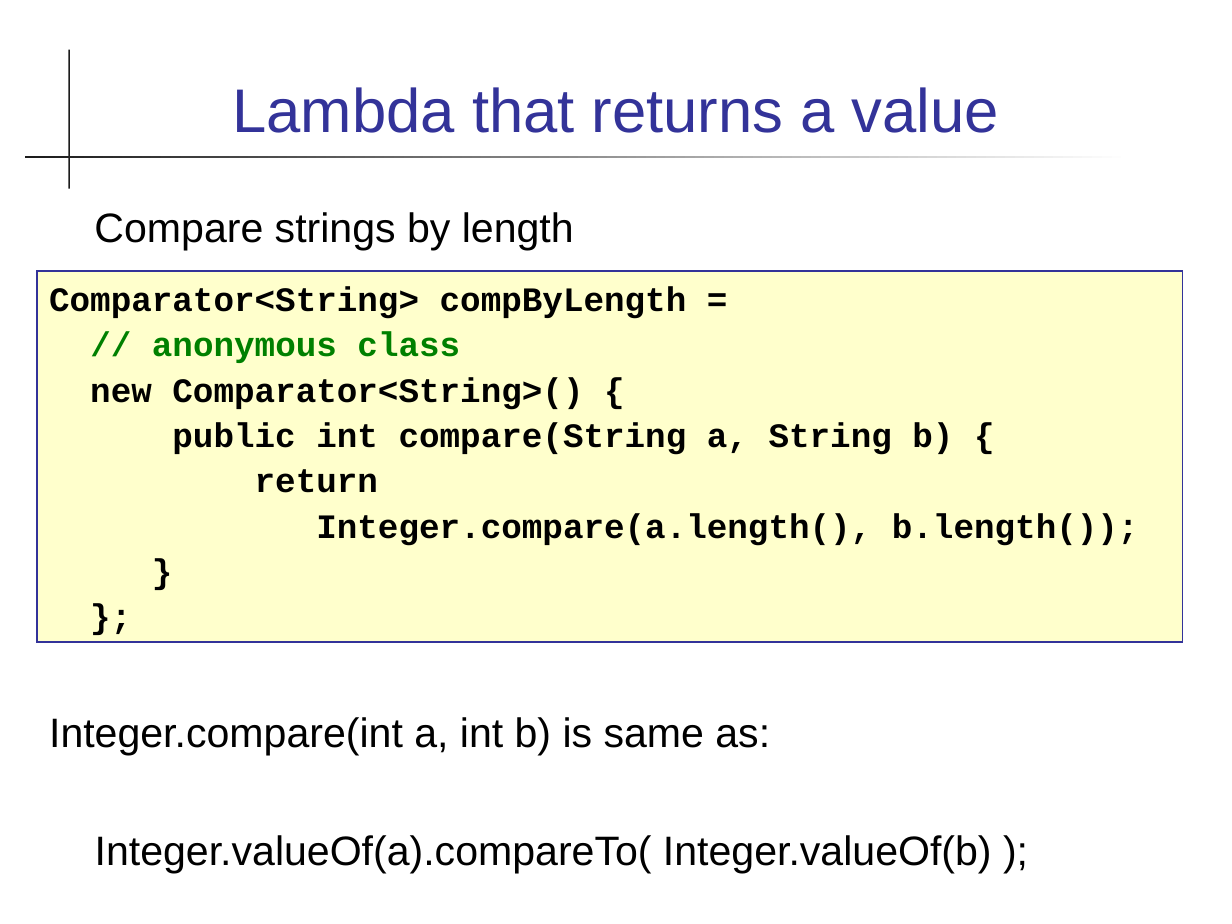
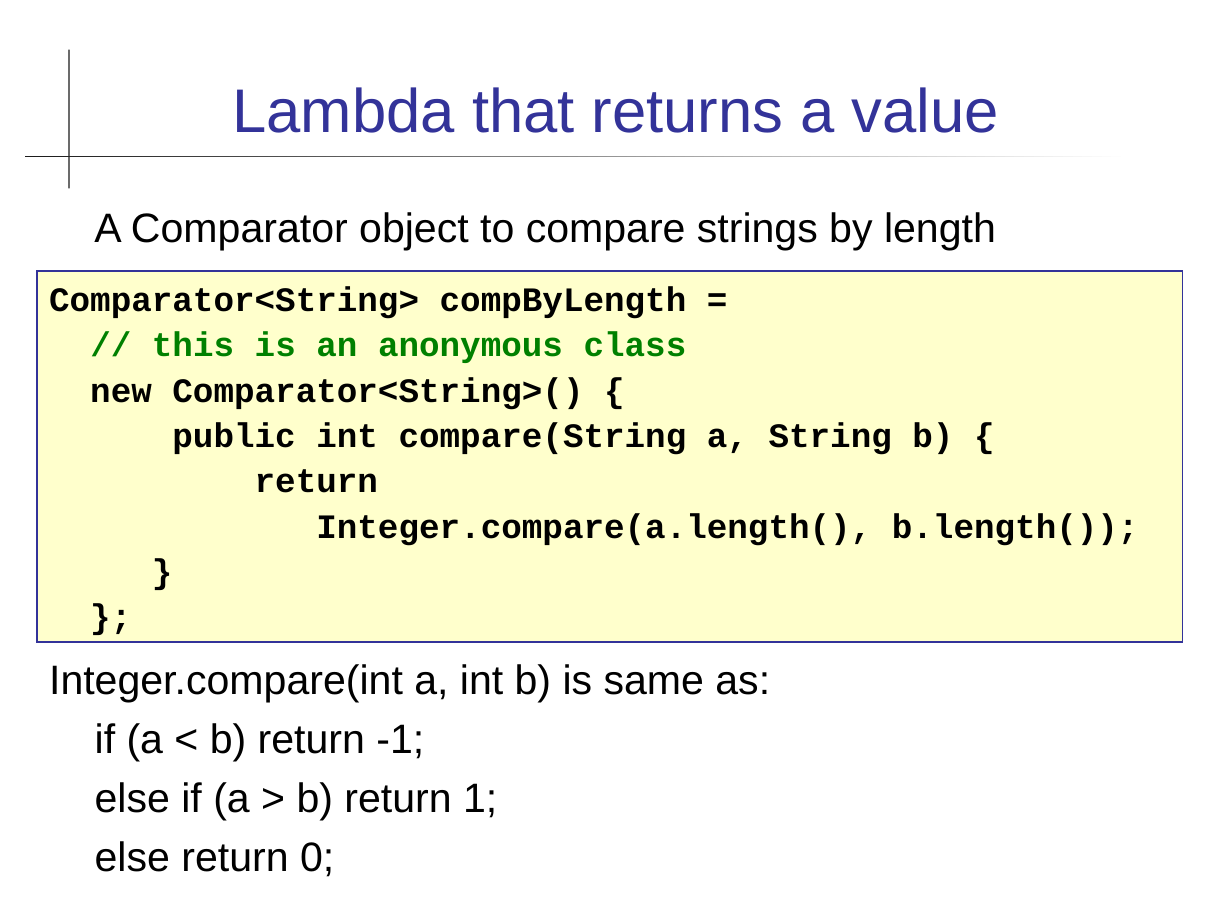
Before and after one commit to skeoop/skeoop.github.io, a slide deck: slide 16 of java8/Java-8-Features.ppt. Drawn at 1232x924 pixels with LibreOffice and Linux fonts; fonts in the diff are those of the drawing. Boxes give left, top, right and bottom in pixels: in the first picture for what was removed or moved away, otherwise in the second. Text is boxed around its words. In the diff, an @@ line names an element or a change of style, - is before the commit and + after.

```diff
--- a/java8/Java-8-Features.ppt
+++ b/java8/Java-8-Features.ppt
@@ text at (x1=94, y1=212, x2=996, y2=250): text changed @@
-Compare strings by length
+A Comparator object to compare strings by length
@@ text in rectangle at (x1=152, y1=331, x2=687, y2=363): text changed @@
-// anonymous class
+// this is an anonymous class
@@ text "Integer.compare(int a, int b) is ..." moved from (x1=49, y1=717, x2=992, y2=873) to (x1=49, y1=664, x2=770, y2=877) @@
@@ text at (x1=95, y1=723, x2=497, y2=877): text changed @@
-Integer.valueOf(a).compareTo( Integer.valueOf(b) );
+if (a < b) return -1;
+else if (a > b) return 1;
+else return 0;
```
Also in this commit, not shown: 8 other slides changed, 10 other files.
